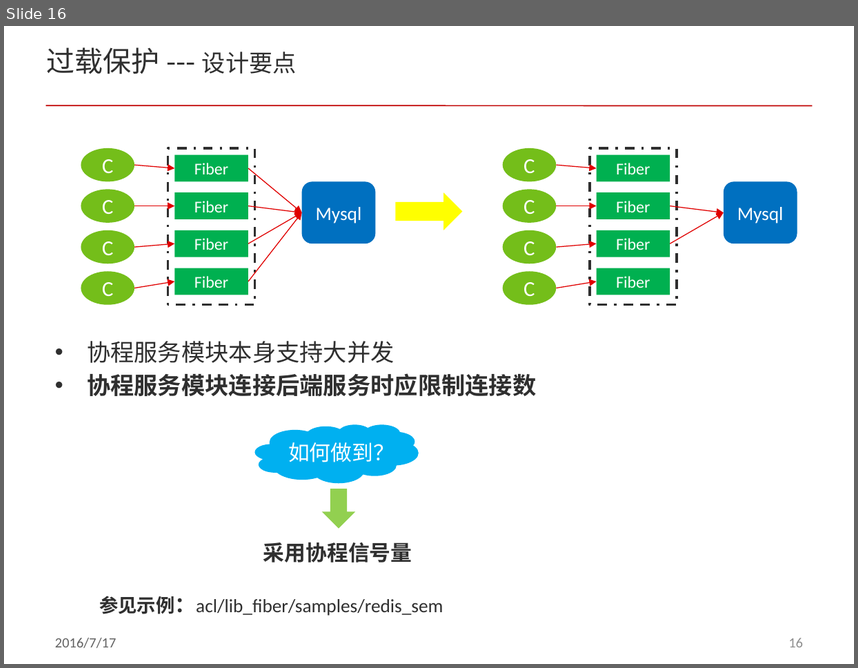
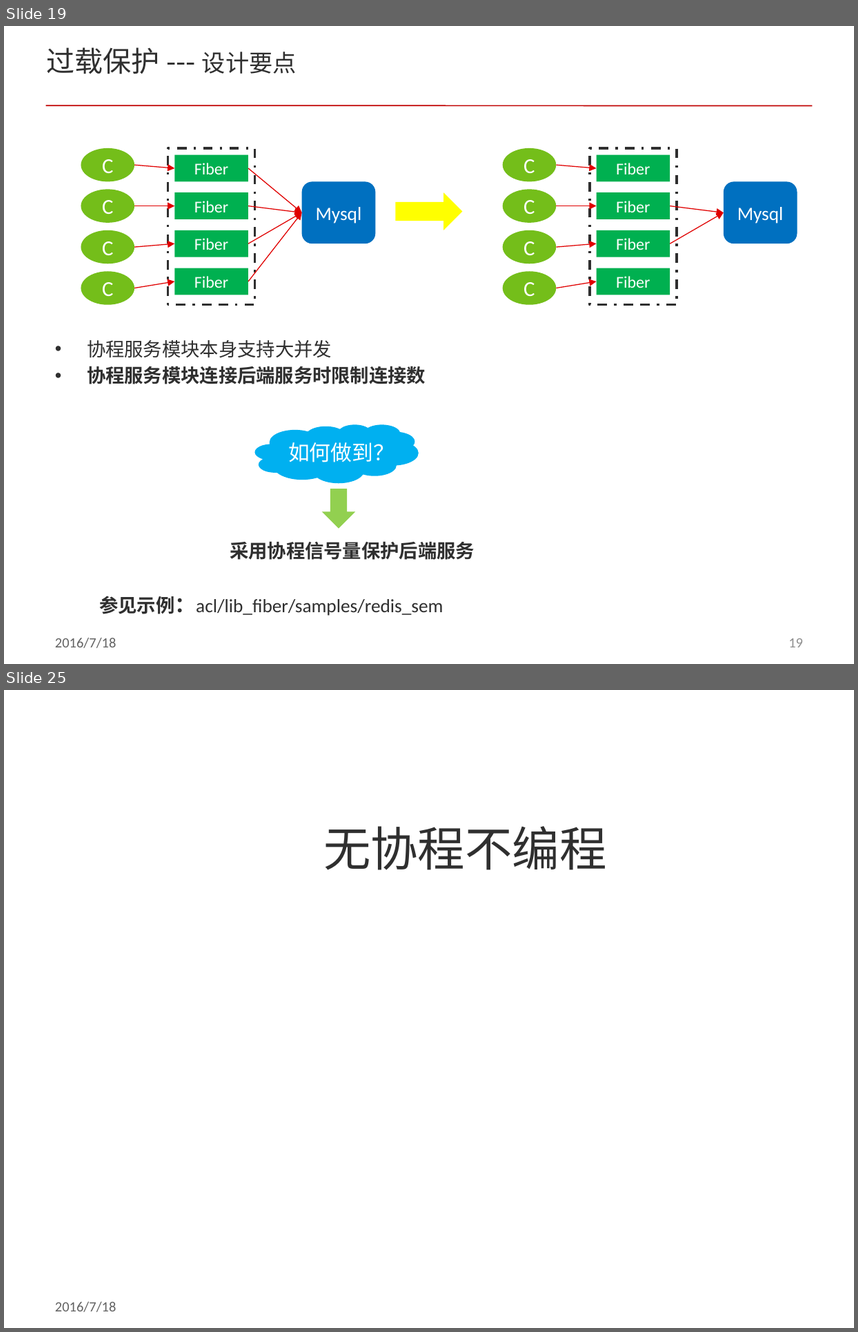
Before and after one commit to ddxflqm/acl, a slide deck: doc/acl_fiber.pptx. Shown one above the other, each under a label of ours: slide 16 before the commit, slides 19 and 25 after it; the slides between them are not shown. The pictures are 858x668 and 858x1332 pixels, drawn with LibreOffice and Linux fonts; fonts in the diff are those of the drawing; background and template pictures are left out. Boxes give left, top, right and bottom in pixels: in the first picture for what was removed or moved away, otherwise in the second. Text is boxed around its words. In the diff, an @@ line names an element or a change of style, - is before the commit and + after.

```diff
--- a/doc/acl_fiber.pptx
+++ b/doc/acl_fiber.pptx
@@ slide 25 added at bbox=[4, 690, 854, 1328], background picture (left out); not listed: 1 template element that a slide beside it also shows @@
@@ text added at bbox=[323, 826, 606, 870], 40 pt, text #2F2F2F @@
+无协程不编程
@@ what was slide 16 is now slide 19 @@
@@ slide 19 changed as well @@
@@ text at bbox=[87, 340, 332, 358]: size 20 to 16 pt in "协程服务模块本身支持大并发" @@
@@ text at bbox=[87, 365, 426, 384]: text changed; size 20 to 16 pt @@
-• 协程服务模块连接后端服务时应限制连接数
+• 协程服务模块连接后端服务时限制连接数
@@ text at bbox=[230, 541, 475, 559]: text changed; size 18 to 16 pt @@
-采用协程信号量
+采用协程信号量保护后端服务
@@ text at bbox=[55, 637, 116, 648]: text changed @@
-2016/7/17
+2016/7/18
@@ page number at bbox=[789, 638, 803, 647]: text changed @@
-16
+19
```
Also in this commit, not shown: 20 other slides changed, 3 other slides added, 1 slide removed.
